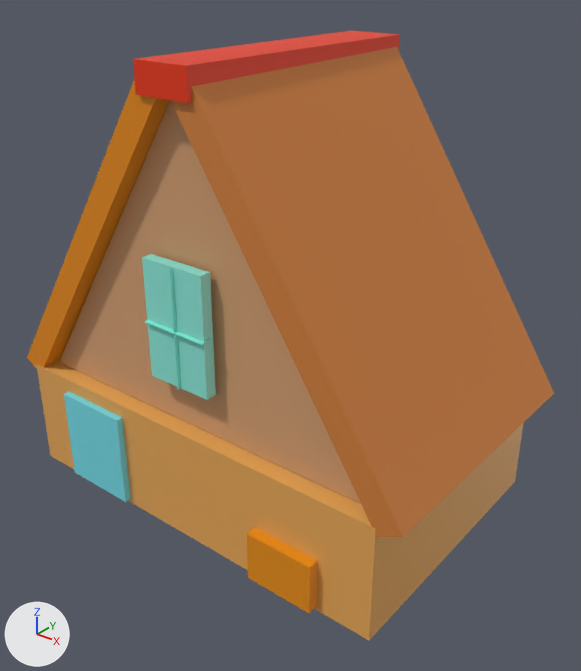
Renders of the glTF model dist/resources/models/house.gltf from each side of a commit.
Both versions are drawn from a 50 mm camera at (1.99, -1.91, 1.06) aimed at (0.07, 0.48, -0.43). Arrows for +X, +Y and +Z are at lower left; the lights stay in place. Where no turn or scale is listed for an object, it has been applied to the vertices. Vertices at the same position are counted once.
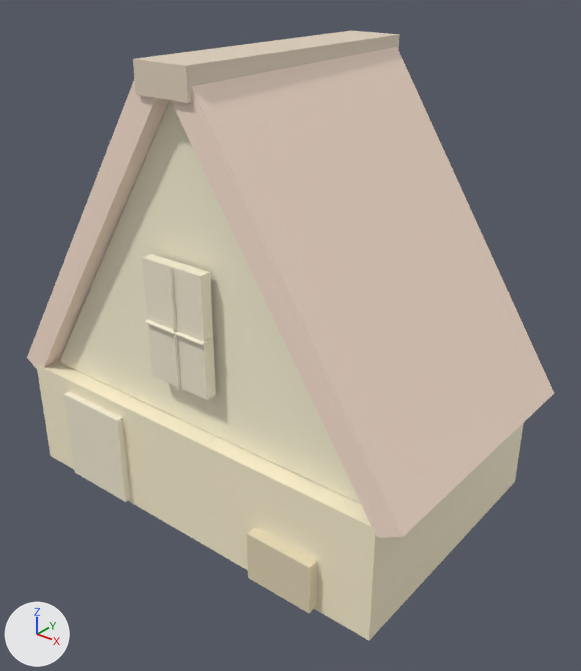
What differs and where, as boxes (x1, y1, x2, y2) in the pictures (581 x 671 px):
'Cone', recoloured
    both: (27, 31, 554, 640)
part 1 of me_cone, recoloured
    both: (60, 100, 361, 504)
part 2 of me_cone, recoloured (orange to beige)
    both: (36, 361, 524, 640)
part 3 of me_cone, recoloured
    both: (171, 47, 554, 537)
part 4 of me_cone, recoloured
    both: (27, 80, 170, 369)
part 5 of me_cone, recoloured
    both: (133, 31, 400, 103)

What changed in the scene script:
```text
Change mat_material_006:
    mat_material_006.base_color: (0.264, 0.8, 0.689) -> (0.922, 0.855, 0.672)  # cyan #8ce7d8 -> white #f6eed6
Change mat_house_001:
    mat_house_001.base_color: (0.8, 0.271, 0.0) -> (0.787, 0.687, 0.479)  # orange #e78e00 -> beige #e5d8b8
Change mat_material_007:
    mat_material_007.base_color: (0.192, 0.8, 0.647) -> (0.922, 0.855, 0.672)  # cyan #79e7d2 -> white #f6eed6
Change mat_material_005:
    mat_material_005.base_color: (0.176, 0.711, 0.8) -> (0.922, 0.855, 0.672)  # cyan #74dbe7 -> white #f6eed6
Add mat_trianglefront:
    mat_trianglefront = principled_material('triangleFront')
    mat_trianglefront.base_color = (1.0, 0.939, 0.708)  # white #fff8db
Add mat_rouf:
    mat_rouf = principled_material('rouf')
    mat_rouf.base_color = (0.787, 0.672, 0.528)  # beige #e5d6c0
Add mat_rightrouf:
    mat_rightrouf = principled_material('rightRouf')
    mat_rightrouf.base_color = (1.0, 0.799, 0.672)  # beige #ffe7d6
Add mat_walls:
    mat_walls = principled_material('walls')
    mat_walls.base_color = (1.0, 0.906, 0.656)  # beige #fff4d4
    mat_walls.roughness = 0.4
Add mat_leftrouf:
    mat_leftrouf = principled_material('leftRouf')
    mat_leftrouf.base_color = (1.0, 0.799, 0.672)  # beige #ffe7d6
Change me_cone:
    where me_cone.from_pydata(...)  # 150 vertices, 246 faces; spans x -1.06..1.0, y -0.12..1.15, z -1.19..0.73
    used by ob_cone; location = (0.0, 0.0, 0.0)
    me_cone part 1: all 62 faces that had it switch from mat_material_001 (beige #d3a073) to mat_trianglefront (white #fff8db)
    me_cone part 2: all 12 faces that had it switch from mat_material (orange #e7a857) to mat_walls (beige #fff4d4)
    me_cone part 3: all 12 faces that had it switch from mat_material_002 (orange #d3803b) to mat_rightrouf (beige #ffe7d6)
    me_cone part 4: all 12 faces that had it switch from mat_material_003 (orange #e78b00) to mat_leftrouf (beige #ffe7d6)
    me_cone part 5: all 14 faces that had it switch from mat_material_004 (orange #e73400) to mat_rouf (beige #e5d6c0)
```
